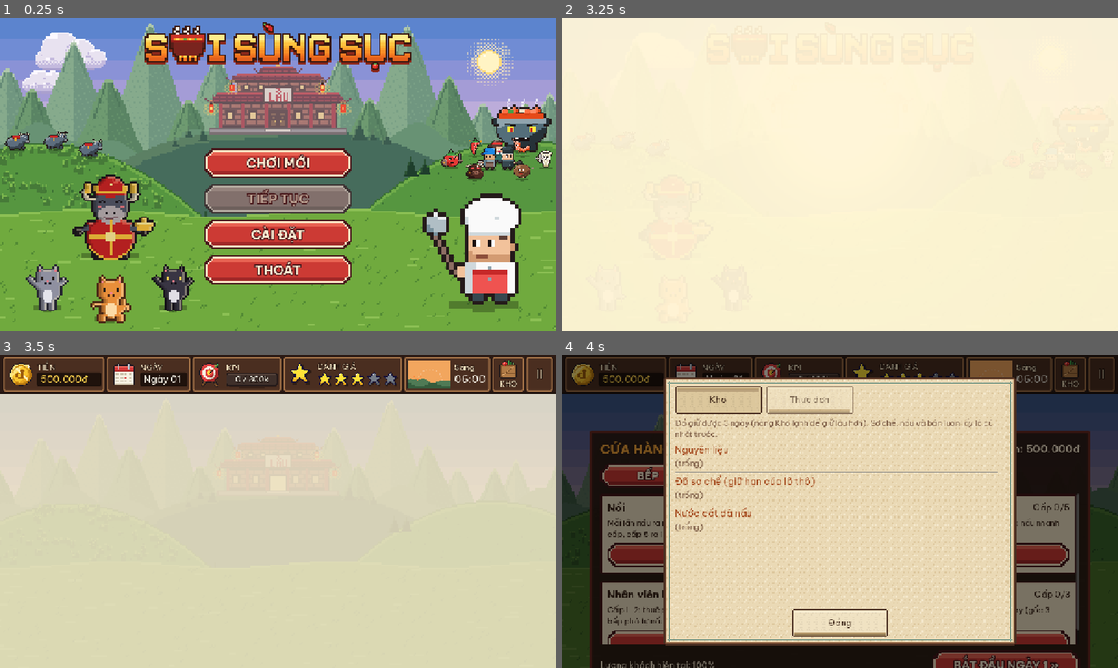
Above: before the commit, frames 1-4 (two rows, left to right).
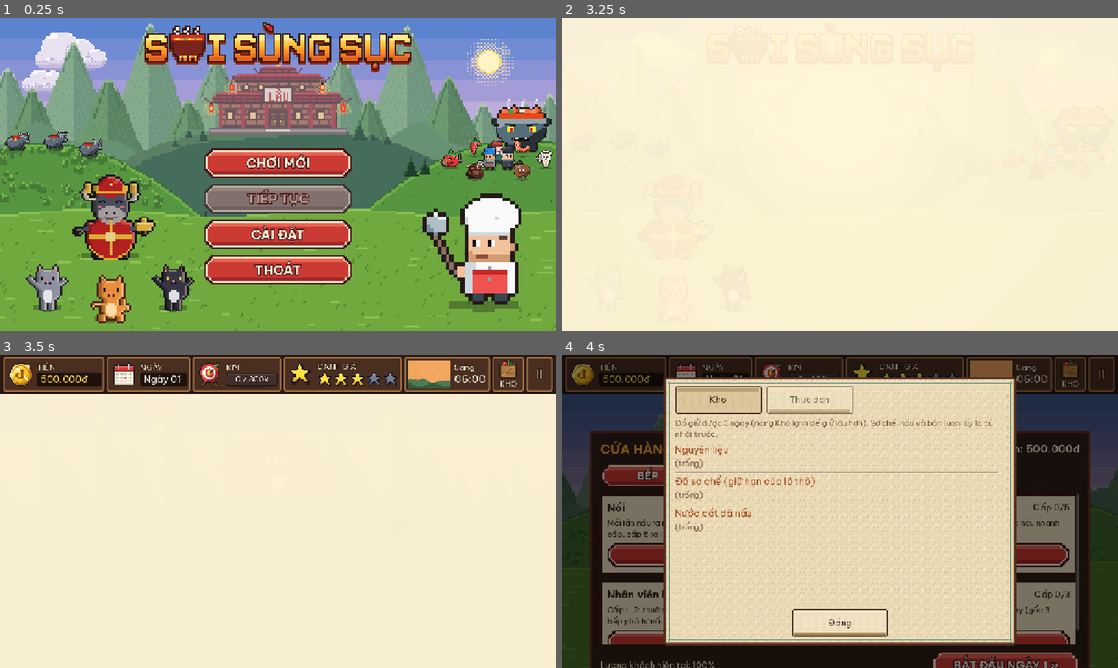
Above: after the commit, the same moments.

Repository: Znoywho/HotPot_SUNSUT
Game: Godot game, scene res://scenes/main_menu/main_menu.tscn
Same seed, same stepped clock (60 frames per second), same inputs: the game is played once before the commit and once after it.
Inputs (mouse positions are in pixels of both pictures, inside the frame that each line leads up to):
- Up to frame 1 (0.25 s): no input
- Up to frame 2 (3.25 s): click "CHƠI MỚI" at 0.5 s; move the mouse to (962, 158) at 1.27 s; click (962, 158) at 1.42 s; drag from (728, 190) to (812, 237) at 2.02 s; move the mouse to (895, 105) at 2.77 s; click (895, 105) at 2.92 s
- Up to frame 3 (3.5 s): no input
- Up to frame 4 (4 s): click "!" at 3.5 s

Frames 1-2 are identical in both runs. In frame 3, 86% of the frame differs, in the area x 0-100%, y 12-100%; in frame 4, nothing differs.

Commit message:
S16: chuyển cảnh giữa các buổi (mờ tối + thẻ tên buổi), đồng hồ chỉ chạy khi màn mới đã hiện

Diff:
--- a/autoload/day_manager.gd
+++ b/autoload/day_manager.gd
@@ -28,18 +28,37 @@
 const PHASES_WITH_HUD: Array[Phase] = [Phase.HUNT, Phase.COOK, Phase.SELL, Phase.DAY_END, Phase.SHOP]
 ## Các màn đã tự chừa chỗ phía trên cho HUD; màn còn lại được DayManager đẩy xuống dưới thanh HUD.
 const PHASES_RESERVING_HUD_SPACE: Array[Phase] = [Phase.COOK, Phase.SELL]
+const PHASE_DURATIONS := {Phase.HUNT: HUNT_DURATION, Phase.COOK: COOK_DURATION, Phase.SELL: SELL_DURATION}
+
+# --- Chuyển cảnh giữa các buổi (S16) ---
+const TRANSITION_LAYER := 50 ## Trên màn chơi, dưới HUD để vẫn thấy đồng hồ mặt trời trượt sang buổi mới.
+const HUD_LAYER := 60 ## Dưới sổ tổng kết (DAY_END_LAYER) và menu tạm dừng.
+const FADE_OUT_SECONDS := 0.3
+const CARD_SECONDS := 0.8 ## Thẻ tên buổi hiện giữa màn tối.
+const FADE_IN_SECONDS := 0.35
+const COVER_COLOR := Color("1a0f0b")
+const MENU_FLASH_COLOR := Color("fff4d6") ## Khớp FLASH_COLOR của menu chính: menu kết thúc bằng màn sáng phủ kín.
+const CARD_TITLE_COLOR := Color("ffd36b")
+const CARD_SUBTITLE_COLOR := Color("fbe9d0")
 
 var current_phase: Phase = Phase.NONE
 var time_left := 0.0
 var timer_running := false
 var _hud: CanvasLayer ## Một HUD duy nhất sống qua các màn để đồng hồ mặt trời trượt mượt khi đổi giai đoạn.
+var _cover: ColorRect ## Màn che khi chuyển buổi (chặn bấm trong lúc chuyển).
+var _card: VBoxContainer ## Thẻ tên buổi giữa màn che.
+var _card_title: Label
+var _card_subtitle: Label
+var _transitioning := false
 
 
 ## Tạo HUD (ẩn sẵn) và theo dõi việc đổi màn để đặt màn mới nằm dưới thanh HUD.
 func _ready() -> void:
 	_hud = HUD_SCENE.instantiate()
 	_hud.visible = false
+	_hud.layer = HUD_LAYER
 	add_child(_hud)
+	_build_transition()
 	get_tree().scene_changed.connect(_fit_current_scene_below_hud)
 
 
@@ -92,23 +111,32 @@
 			push_warning("next_phase() được gọi ở phase %s" % Phase.keys()[current_phase])
 
 
+## Sang giai đoạn mới. Sổ tổng kết hiện đè ngay lên màn đang chơi; các giai đoạn khác có chuyển cảnh:
+## màn tối dần -> đổi màn + thẻ tên buổi -> sáng dần, rồi đồng hồ buổi mới bắt đầu chạy (không mất giây nào).
 func go_to(phase: Phase) -> void:
+	if _transitioning:
+		return
+	var from_menu := current_phase == Phase.NONE
 	current_phase = phase
 	timer_running = false
-	get_tree().paused = false
-	match phase:
-		Phase.HUNT:
-			_start_timer(HUNT_DURATION)
-		Phase.COOK:
-			_start_timer(COOK_DURATION)
-		Phase.SELL:
-			_start_timer(SELL_DURATION)
+	if phase == Phase.DAY_END:
+		get_tree().paused = false
+		_update_hud_visibility()
+		_show_day_end_over_current_scene()
+		phase_changed.emit(phase)
+		return
+	_transitioning = true
+	await _cover_screen(from_menu)
+	get_tree().paused = false # bỏ tạm dừng (sổ tổng kết, menu tạm dừng) ngay lúc đổi màn, sau khi đã che kín
+	time_left = PHASE_DURATIONS.get(phase, 0.0)
 	_update_hud_visibility()
-	if phase == Phase.DAY_END:
-		_show_day_end_over_current_scene()
-	else:
-		get_tree().change_scene_to_file(SCENES[phase])
+	get_tree().change_scene_to_file(SCENES[phase])
 	phase_changed.emit(phase)
+	if not from_menu:
+		await _show_card(phase)
+	await _uncover_screen()
+	_transitioning = false
+	timer_running = PHASE_DURATIONS.has(phase) and current_phase == phase
 
 
 func go_to_main_menu() -> void:
@@ -150,6 +178,88 @@
 		scene.offset_top = HUD_SCRIPT.HEIGHT
 
 
-func _start_timer(duration: float) -> void:
-	time_left = duration
-	timer_running = true
+# --- Chuyển cảnh ---------------------------------------------------------------
+
+## Dựng sẵn màn che + thẻ tên buổi (ẩn), chạy cả khi game đang tạm dừng.
+func _build_transition() -> void:
+	var layer := CanvasLayer.new()
+	layer.layer = TRANSITION_LAYER
+	layer.process_mode = Node.PROCESS_MODE_ALWAYS
+	add_child(layer)
+	_cover = ColorRect.new()
+	_cover.set_anchors_and_offsets_preset(Control.PRESET_FULL_RECT)
+	_cover.color = COVER_COLOR
+	_cover.visible = false
+	layer.add_child(_cover)
+	_card = VBoxContainer.new()
+	_card.set_anchors_and_offsets_preset(Control.PRESET_FULL_RECT)
+	_card.alignment = BoxContainer.ALIGNMENT_CENTER
+	_card.add_theme_constant_override("separation", 8)
+	_card.mouse_filter = Control.MOUSE_FILTER_IGNORE
+	_cover.add_child(_card)
+	_card_title = _make_card_label(56, CARD_TITLE_COLOR)
+	_card_subtitle = _make_card_label(28, CARD_SUBTITLE_COLOR)
+	_card.add_child(_card_title)
+	_card.add_child(_card_subtitle)
+
+
+## Một dòng chữ căn giữa có viền tối cho thẻ tên buổi.
+func _make_card_label(font_size: int, color: Color) -> Label:
+	var label := Label.new()
+	label.horizontal_alignment = HORIZONTAL_ALIGNMENT_CENTER
+	label.add_theme_font_size_override("font_size", font_size)
+	label.add_theme_color_override("font_color", color)
+	label.add_theme_color_override("font_outline_color", Color.BLACK)
+	label.add_theme_constant_override("outline_size", 8)
+	return label
+
+
+## Che màn: tối dần. Từ menu chính thì menu đã tự phủ sáng kín màn, nên che ngay bằng đúng màu đó.
+func _cover_screen(from_menu: bool) -> void:
+	_card.modulate.a = 0.0
+	_cover.visible = true
+	_cover.mouse_filter = Control.MOUSE_FILTER_STOP
+	if from_menu:
+		_cover.color = MENU_FLASH_COLOR
+		return
+	_cover.color = Color(COVER_COLOR, 0.0)
+	var tween := _cover.create_tween()
+	tween.tween_property(_cover, "color:a", 1.0, FADE_OUT_SECONDS).set_trans(Tween.TRANS_SINE)
+	await tween.finished
+
+
+## Thẻ tên buổi (vd "NGÀY 8 · SÁNG / Đi săn nguyên liệu") hiện dần rồi mờ đi trên màn tối.
+func _show_card(phase: Phase) -> void:
+	var text := _card_text(phase)
+	if text[0] == "":
+		return
+	_card_title.text = text[0]
+	_card_subtitle.text = text[1]
+	var tween := _card.create_tween()
+	tween.tween_property(_card, "modulate:a", 1.0, CARD_SECONDS * 0.25)
+	tween.tween_interval(CARD_SECONDS * 0.5)
+	tween.tween_property(_card, "modulate:a", 0.0, CARD_SECONDS * 0.25)
+	await tween.finished
+
+
+## [dòng lớn, dòng nhỏ] của thẻ tên buổi; dòng rỗng = không hiện thẻ.
+func _card_text(phase: Phase) -> Array[String]:
+	match phase:
+		Phase.HUNT:
+			return ["NGÀY %d · SÁNG" % GameState.day, "Đi săn nguyên liệu"]
+		Phase.COOK:
+			return ["TRƯA", "Sơ chế và nấu lẩu"]
+		Phase.SELL:
+			return ["CHIỀU TỐI", "Mở quán bán hàng"]
+		Phase.SHOP:
+			return ["CỬA HÀNG NÂNG CẤP", "Chuẩn bị ngày %d" % GameState.day]
+	return ["", ""] # Game Over đã có tiêu đề "Quán đóng cửa" riêng: chỉ mờ, không thẻ
+
+
+## Mở màn: màn mới sáng dần rồi ẩn màn che, trả lại thao tác.
+func _uncover_screen() -> void:
+	var tween := _cover.create_tween()
+	tween.tween_property(_cover, "color:a", 0.0, FADE_IN_SECONDS).set_trans(Tween.TRANS_SINE)
+	await tween.finished
+	_cover.visible = false
+	_cover.mouse_filter = Control.MOUSE_FILTER_IGNORE
